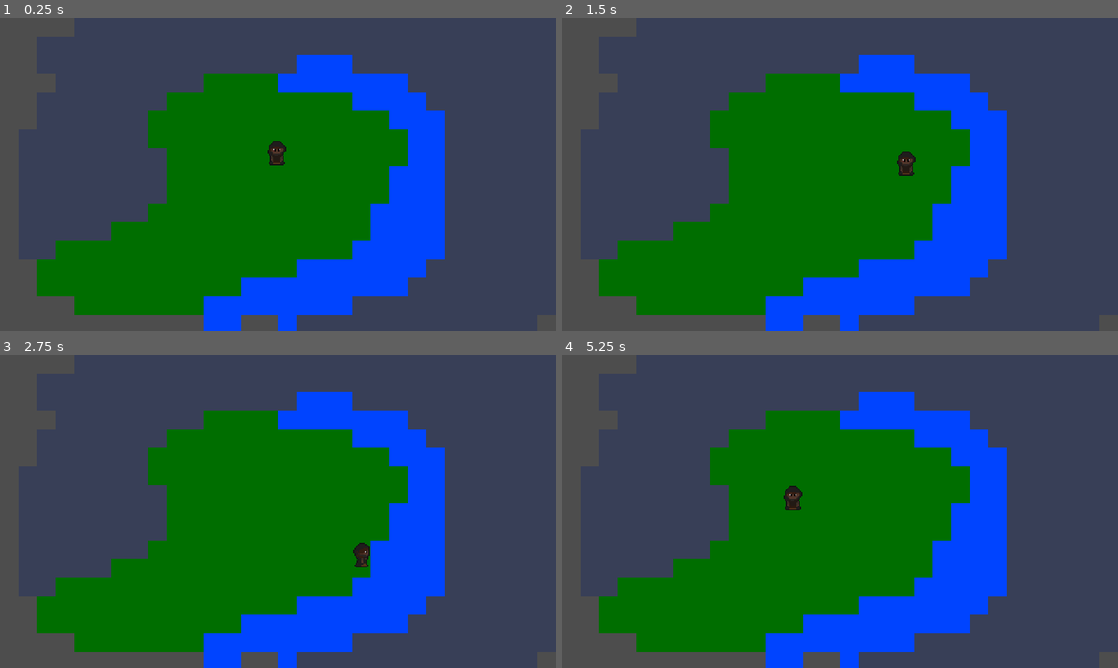
Above: before the commit, frames 1-4 (two rows, left to right).
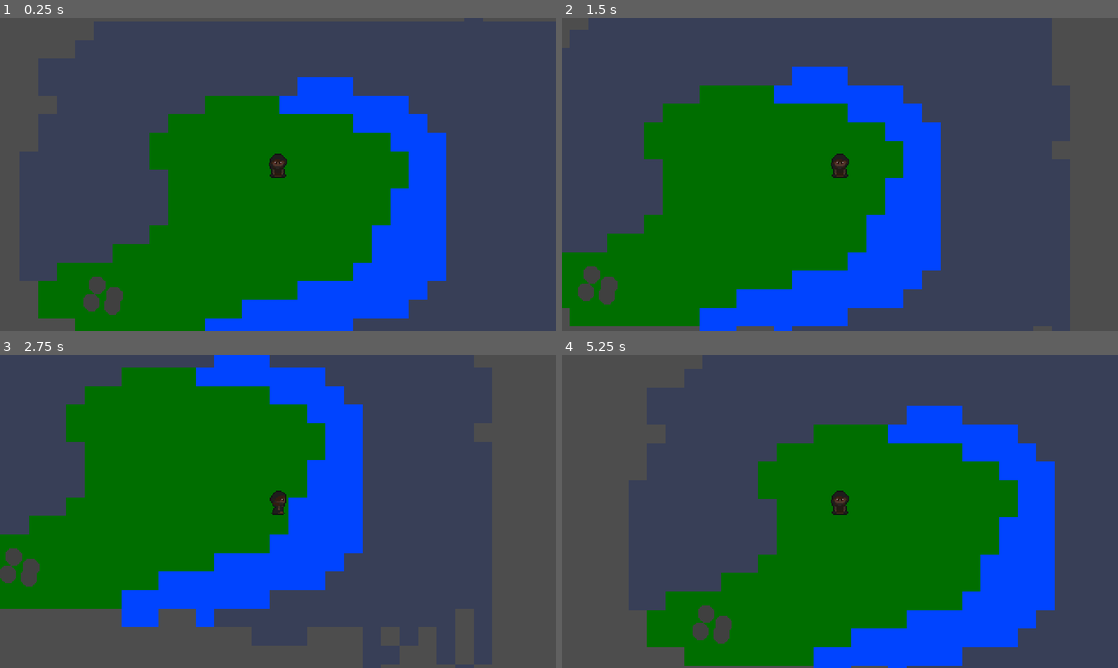
Above: after the commit, the same moments.

Repository: code807/to-the-lake
Game: Godot game, scene res://main.tscn
The game is run twice, just before and just after one commit, with the same random seed, the same clock (stepped at 60 frames per second) and the same inputs.
Inputs:
- Up to frame 1 (0.25 s): no input
- Up to frame 2 (1.5 s): tap Enter at 0.5 s; hold D (right) 0.53-1.28 s; hold S (down) from 1.28 s (still down)
- Up to frame 3 (2.75 s): release S (down) at 2.03 s; hold D (right) from 2.03 s (still down)
- Up to frame 4 (5.25 s): tap Space at 2.75 s; release D (right) at 2.78 s; hold W (up) 2.78-3.53 s; hold A (left) 3.53-5.03 s; hold S (down) from 5.03 s (still down)

The runs differ from the first frame. In frame 1, 15% of the frame differs, in the area x 6-81%, y 11-100%; in frame 2, 27%; in frame 3, 45%, in the area x 0-80%, y 0-100%; in frame 4, 26%.

Commit message:
Added interactables that highlight when you're close to them

Diff:
--- a/CharacterController.gd
+++ b/CharacterController.gd
@@ -4,12 +4,27 @@
 const MOVEMENT_SMOOTHING = 10
 const STOP_SMOOTHING = 50
 @onready var sprite = $AnimatedSprite2D
+var interactables: Array[Interactable] = []
+var closest = null
 
 var animindex = 1
 var animlist = ["walk_up", "walk_left", "walk_right", "walk_down"]
 
 # Get the gravity from the project settings to be synced with RigidBody nodes.
 var gravity = ProjectSettings.get_setting("physics/2d/default_gravity")
+
+func _process(delta):
+	if interactables.size() > 0:
+		var closest_distance: float = INF
+		for item in interactables:
+			var item_distance = global_position.distance_to(item.global_position)
+			if item_distance < closest_distance:
+				if closest != null:
+					closest.highlight = false
+				closest = item
+				closest_distance = item_distance
+				closest.highlight = true
+
 
 func _physics_process(delta):
 	# Get the input direction and handle the movement/deceleration.
@@ -34,3 +49,18 @@
 	if sprite.frame%3 == 0 and velocity.length() <= 5:
 		sprite.frame = 0
 		sprite.stop()
+
+
+func _on_area_2d_area_entered(area):
+	print("area entered")
+	if area is Interactable:
+		interactables.append(area)
+		print(interactables.size())
+
+
+func _on_area_2d_area_exited(area):
+	print("area exited")
+	if area is Interactable:
+		interactables.erase(area)
+		area.highlight = false
+		print(interactables.size())
--- a/Player.tscn
+++ b/Player.tscn
@@ -1,10 +1,11 @@
-[gd_scene load_steps=29 format=3 uid="uid://cw6m8by2uvbo6"]
+[gd_scene load_steps=30 format=3 uid="uid://cw6m8by2uvbo6"]
 
 [ext_resource type="Script" path="res://CharacterController.gd" id="1_yfsd0"]
 [ext_resource type="Texture2D" uid="uid://8r5d2l2h7ni6" path="res://Assets/wanderer sprite.png" id="2_sjbbh"]
 
-[sub_resource type="RectangleShape2D" id="RectangleShape2D_3ql1s"]
-size = Vector2(16, 24)
+[sub_resource type="CapsuleShape2D" id="CapsuleShape2D_6fjtv"]
+radius = 5.0
+height = 18.0
 
 [sub_resource type="AtlasTexture" id="AtlasTexture_0hpwm"]
 atlas = ExtResource("2_sjbbh")
@@ -197,14 +198,28 @@
 "speed": 5.0
 }]
 
+[sub_resource type="CircleShape2D" id="CircleShape2D_yb2go"]
+
 [node name="CharacterBody2D" type="CharacterBody2D"]
 script = ExtResource("1_yfsd0")
 
 [node name="CollisionShape2D" type="CollisionShape2D" parent="."]
-shape = SubResource("RectangleShape2D_3ql1s")
+rotation = 1.5708
+shape = SubResource("CapsuleShape2D_6fjtv")
 
 [node name="AnimatedSprite2D" type="AnimatedSprite2D" parent="."]
+position = Vector2(0, -8)
 sprite_frames = SubResource("SpriteFrames_i21fx")
 animation = &"walk_down"
 
+[node name="Area2D" type="Area2D" parent="."]
+
+[node name="CollisionShape2D" type="CollisionShape2D" parent="Area2D"]
+scale = Vector2(2, 2)
+shape = SubResource("CircleShape2D_yb2go")
+
+[node name="Camera2D" type="Camera2D" parent="."]
+
 [connection signal="frame_changed" from="AnimatedSprite2D" to="." method="_checkanim"]
+[connection signal="area_entered" from="Area2D" to="." method="_on_area_2d_area_entered"]
+[connection signal="area_exited" from="Area2D" to="." method="_on_area_2d_area_exited"]
--- /dev/null
+++ b/interactable.gd
@@ -0,0 +1,11 @@
+class_name Interactable extends Area2D
+
+var highlight := false : set = set_highlight
+
+func set_highlight(new_highlight: bool):
+	highlight = new_highlight
+	_on_highlight(new_highlight)
+
+
+func _on_highlight(value: bool):
+	pass
--- /dev/null
+++ b/test_interactable.gd
@@ -0,0 +1,10 @@
+extends Interactable
+
+var normal_color = Color(0.25, 0.25, 0.25)
+var highlight_color = Color(1, 1, 1)
+
+func _on_highlight(value: bool):
+	if value:
+		$Sprite2D.modulate = highlight_color
+	else:
+		$Sprite2D.modulate = normal_color
--- /dev/null
+++ b/test_interactable.tscn
@@ -0,0 +1,17 @@
+[gd_scene load_steps=4 format=3 uid="uid://dcfp70xje5c4m"]
+
+[ext_resource type="Script" path="res://test_interactable.gd" id="1_pbajt"]
+[ext_resource type="Texture2D" uid="uid://dc4nwky4oe0f3" path="res://interactable_standin_texture.png" id="2_ggopv"]
+
+[sub_resource type="RectangleShape2D" id="RectangleShape2D_0dysb"]
+size = Vector2(16, 16)
+
+[node name="TestInteractable" type="Area2D"]
+script = ExtResource("1_pbajt")
+
+[node name="CollisionShape2D" type="CollisionShape2D" parent="."]
+shape = SubResource("RectangleShape2D_0dysb")
+
+[node name="Sprite2D" type="Sprite2D" parent="."]
+modulate = Color(0.252028, 0.252028, 0.252028, 1)
+texture = ExtResource("2_ggopv")
--- a/test_level.tscn
+++ b/test_level.tscn
@@ -1,9 +1,10 @@
-[gd_scene load_steps=7 format=3 uid="uid://bupxlc6cqk7ba"]
+[gd_scene load_steps=8 format=3 uid="uid://bupxlc6cqk7ba"]
 
 [ext_resource type="Script" path="res://Classes/level.gd" id="1_bqg6t"]
 [ext_resource type="TileSet" uid="uid://c8q88b71hsd1h" path="res://Resources/Debug Tileset.tres" id="2_iqpal"]
 [ext_resource type="Texture2D" uid="uid://8r5d2l2h7ni6" path="res://Assets/wanderer sprite.png" id="3_h5uu8"]
 [ext_resource type="Script" path="res://AnimatedSprite2D.gd" id="4_5gui3"]
+[ext_resource type="PackedScene" uid="uid://dcfp70xje5c4m" path="res://test_interactable.tscn" id="5_k11lv"]
 
 [sub_resource type="AtlasTexture" id="AtlasTexture_xecf2"]
 atlas = ExtResource("3_h5uu8")
@@ -35,3 +36,15 @@
 [node name="AnimatedSprite2D" type="AnimatedSprite2D" parent="SpawnPoint"]
 sprite_frames = SubResource("SpriteFrames_gs2kt")
 script = ExtResource("4_5gui3")
+
+[node name="TestInteractable" parent="." instance=ExtResource("5_k11lv")]
+position = Vector2(83, 211)
+
+[node name="TestInteractable2" parent="." instance=ExtResource("5_k11lv")]
+position = Vector2(78, 226)
+
+[node name="TestInteractable3" parent="." instance=ExtResource("5_k11lv")]
+position = Vector2(98, 220)
+
+[node name="TestInteractable4" parent="." instance=ExtResource("5_k11lv")]
+position = Vector2(96, 229)
Binary file added: interactable_standin_texture.png
Not shown, added: interactable_standin_texture.png.import
